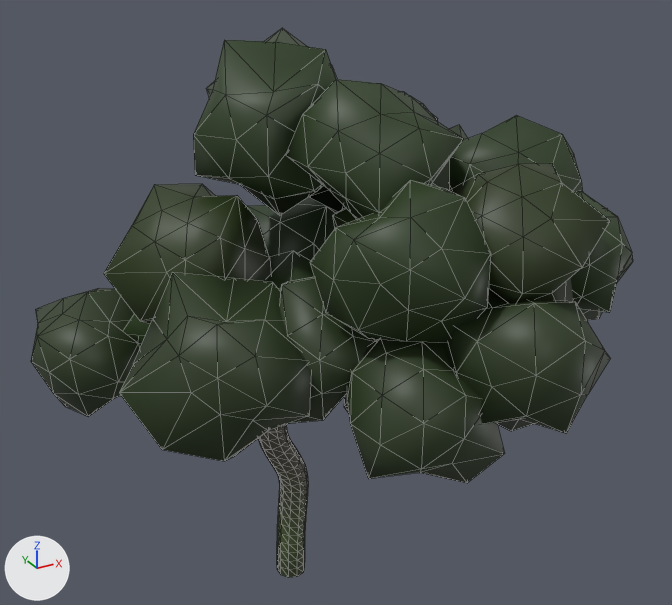
The glTF model Data/Buttertubs/Trees/SM_TreeFar_oak_0.glb: old version first, new version second.
Rendered twice from a camera (50 mm lens) standing at (-9.83, -20.74, 17.72) and looking at (1.49, -0.15, 7.42). The lights are fixed; the arrows at lower left show +X, +Y and +Z. The older version comes first. Mesh edges are drawn as thin lines. Vertices at exactly the same position are counted once.

In view in the first picture: 'SM_TreeFar_oak_0'.
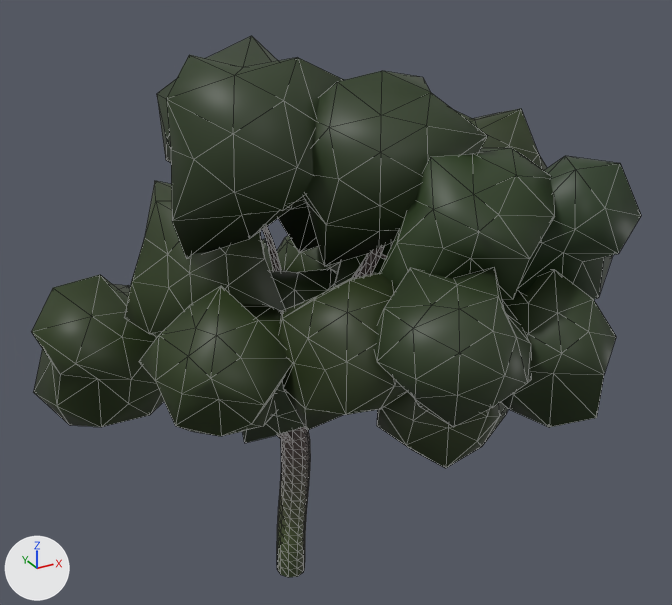
Patch to the scene script:
```diff
--- a/Data/Buttertubs/Trees/SM_TreeFar_oak_0.glb.py
+++ b/Data/Buttertubs/Trees/SM_TreeFar_oak_0.glb.py
@@ me_sm_treefar_oak_0 @@
-me_sm_treefar_oak_0.from_pydata(...)  # 1619 vertices, 3030 faces; spans x -6.0..8.1, y -7.5..6.7, z -1.2..14.4
+me_sm_treefar_oak_0.from_pydata(...)  # 1654 vertices, 3132 faces; spans x -6.0..7.8, y -7.2..6.9, z -1.2..14.4
+# me_sm_treefar_oak_0 part 1: the loose piece of 42 vertices spanning x -5.0..0.4, y -3.4..1.1, z 4.1..9.1 is rebuilt with 42 vertices and now spans x -4.1..-0.2, y -3.5..0.7, z 4.9..9.1
+# me_sm_treefar_oak_0 part 2: the loose piece of 42 vertices spanning x 1.6..5.7, y -7.0..-2.6, z 8.3..12.1 is rebuilt with 42 vertices and now spans x 1.0..5.3, y -6.0..-1.9, z 8.2..12.3
+# me_sm_treefar_oak_0 part 3: the loose piece of 42 vertices spanning x -0.1..3.6, y -3.9..0.4, z 9.6..13.8 is rebuilt with 42 vertices and now spans x -0.5..4.4, y -3.9..0.7, z 9.2..13.9
+# me_sm_treefar_oak_0 part 4: the loose piece of 42 vertices spanning x 1.4..5.1, y -0.8..2.7, z 9.1..12.7 is rebuilt with 42 vertices and now spans x 0.4..4.6, y -1.0..3.6, z 8.3..12.6
+# me_sm_treefar_oak_0 part 5: the loose piece of 42 vertices spanning x -1.3..3.0, y -1.2..3.0, z 4.4..8.7 is rebuilt with 42 vertices and now spans x -1.3..3.1, y -0.6..2.8, z 4.5..8.3
+# me_sm_treefar_oak_0 part 6: the loose piece of 42 vertices spanning x 4.1..7.5, y -6.1..-3.2, z 7.5..11.2 is rebuilt with 42 vertices and now spans x 3.6..7.2, y -6.2..-2.4, z 8.4..12.0
+# me_sm_treefar_oak_0 part 7: the loose piece of 42 vertices spanning x -6.0..-2.0, y 2.3..6.7, z 3.3..7.1 is rebuilt with 42 vertices and now spans x -6.0..-1.2, y 2.1..6.9, z 3.0..7.6
+# me_sm_treefar_oak_0 part 8: the loose piece of 42 vertices spanning x -1.8..2.8, y -0.9..3.6, z 9.6..14.4 is rebuilt with 42 vertices and now spans x -3.2..1.9, y -2.6..2.7, z 9.4..14.4
+# me_sm_treefar_oak_0 part 9: the loose piece of 42 vertices spanning x 1.8..5.7, y -7.5..-3.4, z 5.5..9.6 is rebuilt with 42 vertices and now spans x 3.0..6.3, y -7.2..-3.3, z 6.0..9.6
+# me_sm_treefar_oak_0 part 10: the loose piece of 42 vertices spanning x 3.3..7.3, y -0.8..3.1, z 7.7..11.5 is rebuilt with 42 vertices and now spans x 2.4..6.8, y -1.7..2.9, z 6.7..10.6
+# me_sm_treefar_oak_0 part 11: the loose piece of 42 vertices spanning x 2.3..6.4, y 1.9..5.6, z 4.9..8.7 is rebuilt with 42 vertices and now spans x 1.6..5.7, y 1.7..6.1, z 4.6..8.8
+# me_sm_treefar_oak_0 part 12: the loose piece of 42 vertices spanning x 4.1..7.7, y -3.6..0.2, z 8.6..12.4 is rebuilt with 42 vertices and now spans x 3.5..7.4, y -2.4..1.1, z 8.6..12.5
+# me_sm_treefar_oak_0 part 13: the loose piece of 42 vertices spanning x -4.3..0.4, y 0.0..3.8, z 6.3..10.6 is rebuilt with 42 vertices and now spans x -3.7..0.7, y -0.5..3.8, z 6.2..10.9
+# me_sm_treefar_oak_0 part 14: the loose piece of 42 vertices spanning x -3.5..0.5, y 2.1..5.5, z 4.2..7.7 is rebuilt with 42 vertices and now spans x -2.3..2.1, y 1.5..5.5, z 4.0..8.2
+# me_sm_treefar_oak_0 part 15: a new loose piece of 42 vertices spanning x -1.3..2.3, y -5.3..-1.2, z 5.7..9.4, in mat_defaultmaterial
+# me_sm_treefar_oak_0 part 16: a new loose piece of 42 vertices spanning x -2.4..1.2, y -2.5..1.4, z 4.0..7.7, in mat_defaultmaterial
+# me_sm_treefar_oak_0 part 17: a new loose piece of 42 vertices spanning x 0.7..5.0, y -3.1..1.4, z 5.0..9.3, in mat_defaultmaterial
+# me_sm_treefar_oak_0 part 18: a new loose piece of 42 vertices spanning x 0.8..5.1, y -5.4..-1.8, z 3.9..8.0, in mat_defaultmaterial
+# me_sm_treefar_oak_0 part 19: a new loose piece of 42 vertices spanning x -0.3..3.7, y -7.1..-3.1, z 6.6..10.0, in mat_defaultmaterial
+# me_sm_treefar_oak_0 part 20: 2 vertices moved within x -0.1, y -0.1, z 3.6..4.1; 716 vertices removed from x -1.8..6.0, y -6.4..5.4, z 1.8..11.9; 588 vertices added at x -1.0..2.8, y -2.2..2.6, z 1.7..10.3
+# other edits to the shape of me_sm_treefar_oak_0 do not show in these pictures
 me_sm_treefar_oak_0.materials.append(mat_defaultmaterial)
```

Boxes (x1, y1, x2, y2) around the edits, measured in the pictures (672 x 605 px; the box of a moved part takes in the faces that stretch with it):
'SM_TreeFar_oak_0', reshaped: before (31, 28, 633, 577); after (32, 36, 641, 577)
part 1 of me_sm_treefar_oak_0, rebuilt (21% narrower, 21% shorter): before (119, 272, 311, 461); after (139, 286, 291, 436)
part 2 of me_sm_treefar_oak_0, rebuilt (10% wider, 9% taller): before (450, 163, 610, 303); after (379, 148, 555, 300)
part 3 of me_sm_treefar_oak_0, rebuilt: before (286, 79, 464, 219); after (303, 71, 487, 266)
part 4 of me_sm_treefar_oak_0, rebuilt (mostly hidden before): before (309, 92, 438, 212); after (278, 203, 319, 253)
part 5 of me_sm_treefar_oak_0, rebuilt: before (266, 251, 314, 291); after (270, 269, 337, 309)
part 6 of me_sm_treefar_oak_0, rebuilt: before (571, 191, 633, 320); after (517, 156, 641, 299)
part 7 of me_sm_treefar_oak_0, rebuilt (19% wider, 18% taller): before (31, 288, 142, 417); after (32, 275, 164, 427)
part 8 of me_sm_treefar_oak_0, rebuilt (29% wider, 19% taller): before (193, 28, 337, 215); after (157, 36, 343, 258)
part 9 of me_sm_treefar_oak_0, rebuilt: before (442, 292, 610, 434); after (501, 270, 616, 427)
part 10 of me_sm_treefar_oak_0, rebuilt (not visible afterwards): before (450, 125, 468, 140)
part 11 of me_sm_treefar_oak_0, rebuilt (not visible before): after (277, 235, 340, 274)
part 12 of me_sm_treefar_oak_0, rebuilt: before (449, 115, 583, 192); after (456, 109, 547, 170)
part 13 of me_sm_treefar_oak_0, rebuilt (11% taller): before (104, 184, 271, 324); after (124, 181, 287, 336)
part 14 of me_sm_treefar_oak_0, rebuilt: before (123, 314, 150, 344); after (261, 239, 273, 271)
part 15 of me_sm_treefar_oak_0, added (green): after (279, 273, 407, 430)
part 16 of me_sm_treefar_oak_0, added: after (242, 310, 305, 443)
part 17 of me_sm_treefar_oak_0, added: after (325, 242, 393, 292)
part 18 of me_sm_treefar_oak_0, added: after (377, 392, 508, 468)
part 19 of me_sm_treefar_oak_0, added: after (374, 268, 531, 427)
part 20 of me_sm_treefar_oak_0, moved or reshaped (mostly hidden afterwards): before (246, 180, 505, 493); after (263, 227, 384, 492)
